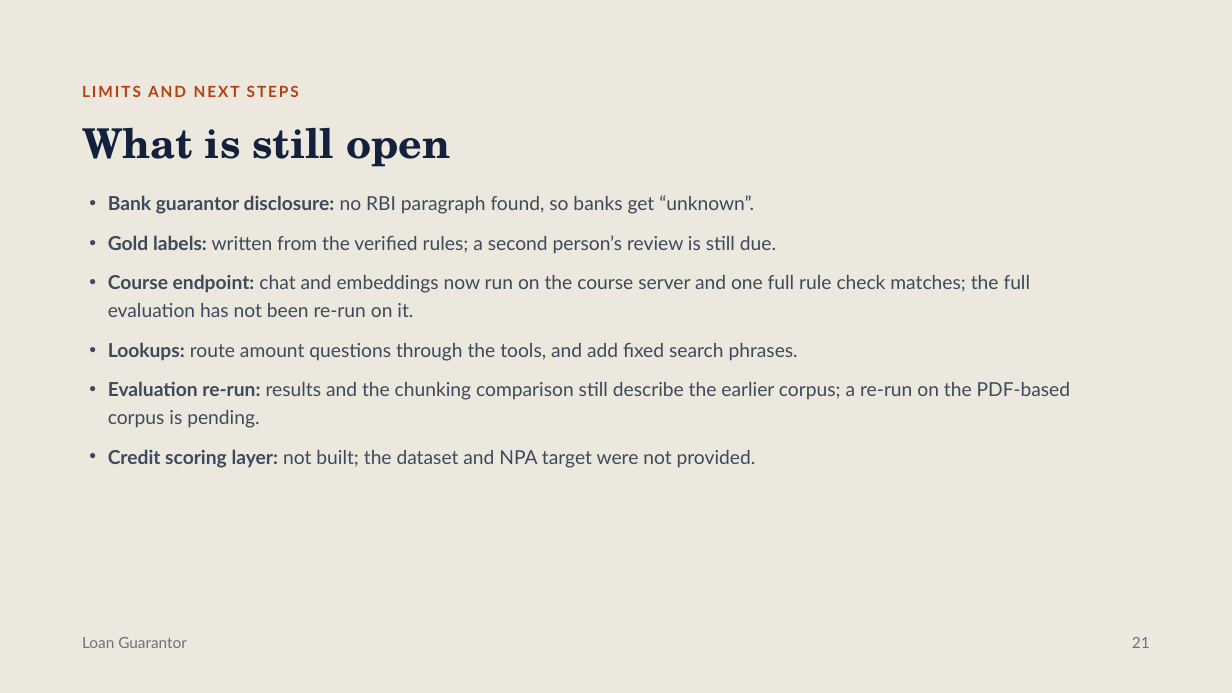
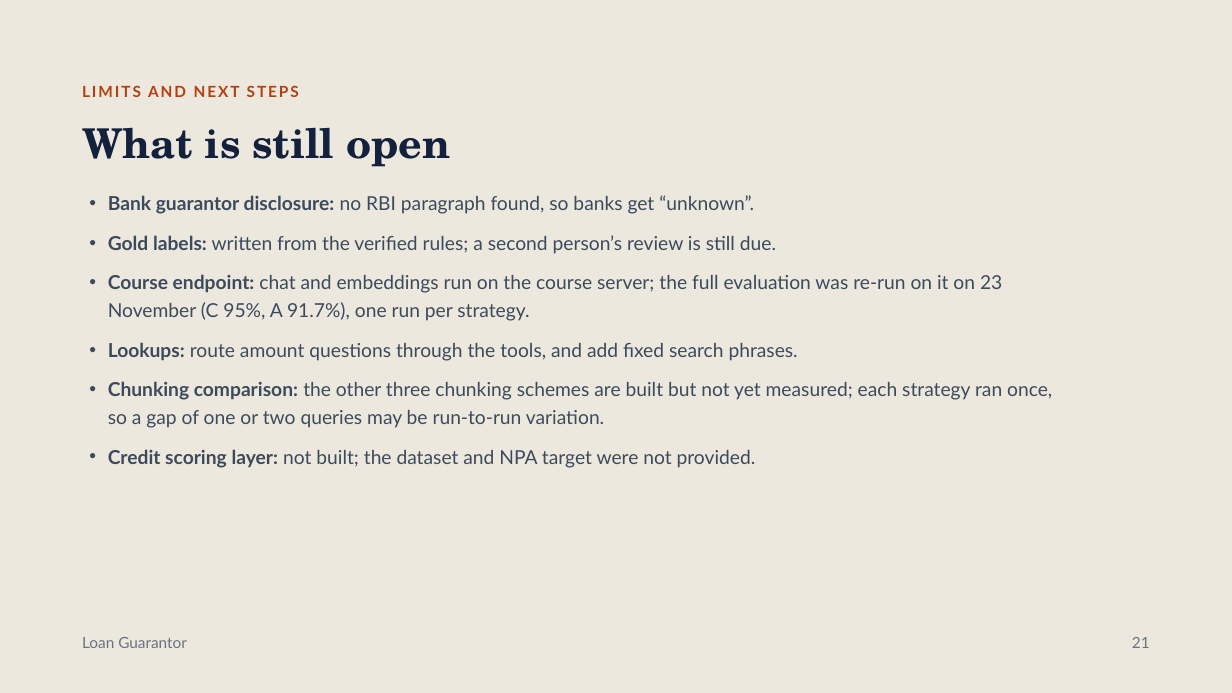
Before and after one commit to my-jamming-codes/KGP_GenAI_Achievers_Capstone, a slide deck: slide 21 of docs/images/Loan Guarantor Demo.pptx. Drawn at 1232x693 pixels with LibreOffice and Linux fonts; fonts in the diff are those of the drawing. Boxes give left, top, right and bottom in pixels: in the first picture for what was removed or moved away, otherwise in the second. Text is boxed around its words. In the diff, an @@ line names an element or a change of style, - is before the commit and + after.

Commit message:
Re-run evaluation on course endpoints; update docs, deck and task board
Re-run evaluation on course endpoints; update docs, deck and task board

- Full dev/test re-run on Qwen3-8B (test: C 57/60, A 55/60); new results and failure taxonomy
- Add technical documentation; refresh report, spec, README and PDFs
- Move task board out of the app to a standalone HTML page

```diff
--- a/docs/images/Loan Guarantor Demo.pptx
+++ b/docs/images/Loan Guarantor Demo.pptx
@@ text at bbox=[108, 274, 1002, 321]: text changed @@
-• Course endpoint: chat and embeddings now run on the course server and one full rule check matches; the full evaluation has not been re-run on it.
+• Course endpoint: chat and embeddings run on the course server; the full evaluation was re-run on it on 23 November (C 95%, A 91.7%), one run per strategy.
@@ text at bbox=[108, 381, 1052, 428]: text changed @@
-• Evaluation re-run: results and the chunking comparison still describe the earlier corpus; a re-run on the PDF-based corpus is pending.
+• Chunking comparison: the other three chunking schemes are built but not yet measured; each strategy ran once, so a gap of one or two queries may be run-to-run variation.
```
Also in this commit, not shown: 10 other slides changed, 24 other files.
